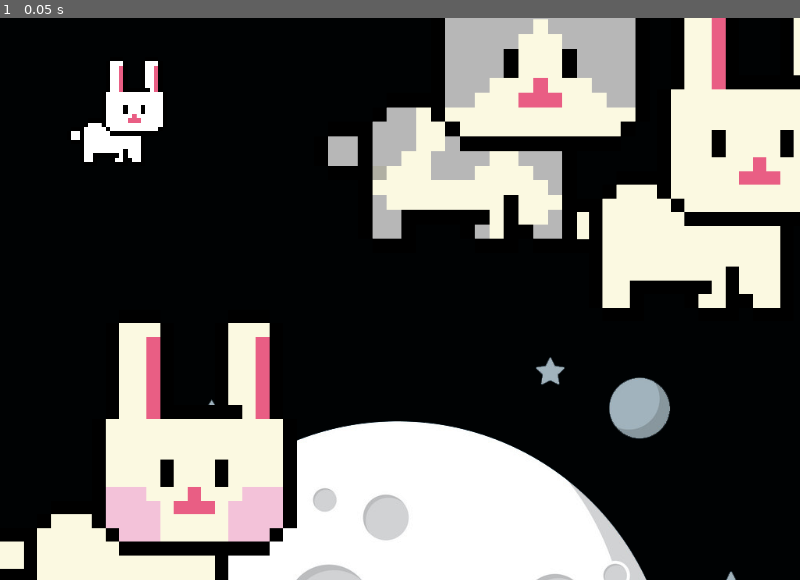
Above: before the commit, frame 1.
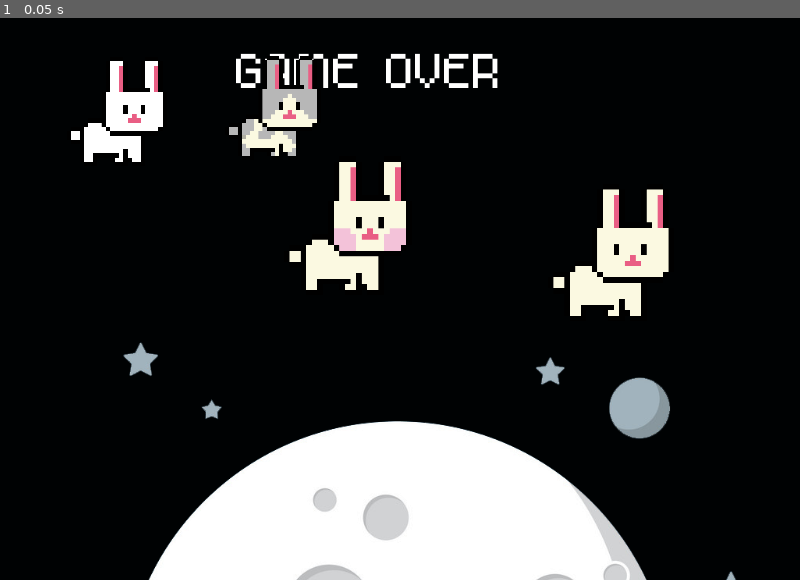
Above: after the commit, the same moment.

Repository: izznfkhrlislm/gamedev-finpro
Game: Godot game, scene res://Scenes/GameOver.tscn
The game is run twice, just before and just after one commit, with the same random seed, the same clock (stepped at 60 frames per second) and the same inputs. This scene is started directly instead of the project's main scene.
Inputs:
- Up to frame 1 (0.05 s): no input

The runs differ from the first frame. In frame 1, 27% of the frame differs, in the area x 0-100%, y 0-100%.

Commit message:
add font

Diff:
--- /dev/null
+++ b/finpro/Assets/Fonts/MainFont.tres
@@ -0,0 +1,7 @@
+[gd_resource type="DynamicFont" load_steps=2 format=2]
+
+[ext_resource path="res://Assets/Fonts/Raw/m5x7.ttf" type="DynamicFontData" id=1]
+
+[resource]
+size = 250
+font_data = ExtResource( 1 )
--- a/finpro/Scenes/GameOver.tscn
+++ b/finpro/Scenes/GameOver.tscn
@@ -1,10 +1,15 @@
-[gd_scene load_steps=6 format=2]
+[gd_scene load_steps=8 format=2]
 
 [ext_resource path="res://Assets/Sprites/moon.png" type="Texture" id=1]
-[ext_resource path="res://Assets/Sprites/Rabbits/rabbit1.png" type="Texture" id=2]
-[ext_resource path="res://Assets/Sprites/Rabbits/rabbit2.png" type="Texture" id=3]
-[ext_resource path="res://Assets/Sprites/Rabbits/rabbit3.png" type="Texture" id=4]
-[ext_resource path="res://Assets/Sprites/Rabbits/rabbit4.png" type="Texture" id=5]
+[ext_resource path="res://Assets/Fonts/Raw/m5x7.ttf" type="DynamicFontData" id=2]
+[ext_resource path="res://Assets/Sprites/Rabbits/rabbit1.png" type="Texture" id=3]
+[ext_resource path="res://Assets/Sprites/Rabbits/rabbit2.png" type="Texture" id=4]
+[ext_resource path="res://Assets/Sprites/Rabbits/rabbit3.png" type="Texture" id=5]
+[ext_resource path="res://Assets/Sprites/Rabbits/rabbit4.png" type="Texture" id=6]
+
+[sub_resource type="DynamicFont" id=1]
+size = 100
+font_data = ExtResource( 2 )
 
 [node name="Node2D" type="Node2D"]
 
@@ -13,25 +18,29 @@
 texture = ExtResource( 1 )
 
 [node name="Label" type="Label" parent="."]
-margin_left = 466.684
-margin_top = 247.231
-margin_right = 538.684
-margin_bottom = 261.231
-text = "HighScore: "
+margin_left = 300.961
+margin_top = 22.7172
+margin_right = 647.961
+margin_bottom = 102.717
+custom_fonts/font = SubResource( 1 )
+text = "GAME OVER"
 
 [node name="Sprite2" type="Sprite" parent="."]
 position = Vector2( 148.616, 119.915 )
 scale = Vector2( 0.2991, 0.2991 )
-texture = ExtResource( 2 )
+texture = ExtResource( 3 )
 
 [node name="Sprite3" type="Sprite" parent="."]
-position = Vector2( 902.81, 169.451 )
-texture = ExtResource( 3 )
+position = Vector2( 781.973, 300.458 )
+scale = Vector2( 0.401794, 0.401794 )
+texture = ExtResource( 4 )
 
 [node name="Sprite4" type="Sprite" parent="."]
-position = Vector2( 177.784, 591.688 )
-texture = ExtResource( 4 )
+position = Vector2( 444.461, 265.939 )
+scale = Vector2( 0.407202, 0.407202 )
+texture = ExtResource( 5 )
 
 [node name="Sprite5" type="Sprite" parent="."]
-position = Vector2( 616.689, 66.6691 )
-texture = ExtResource( 5 )
+position = Vector2( 348.624, 115.343 )
+scale = Vector2( 0.284584, 0.284584 )
+texture = ExtResource( 6 )
Binary file added: finpro/Assets/Fonts/Raw/8-bit.ttf
Not shown, changed: finpro/.DS_Store
Not shown, changed: finpro/Assets/.DS_Store
Not shown, changed: finpro/Assets/Fonts/.DS_Store
